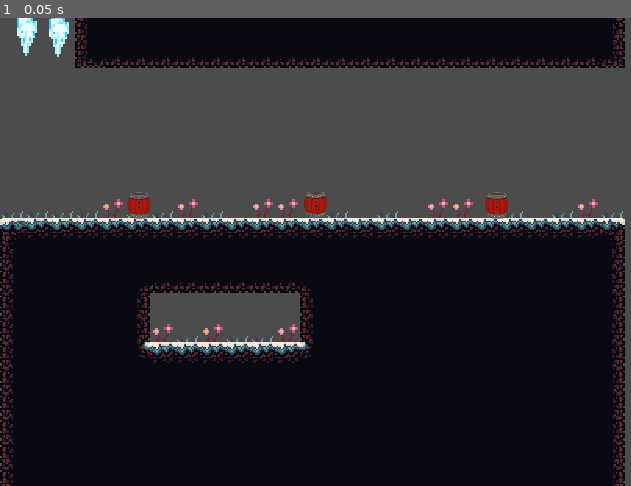
Above: before the commit, frame 1.
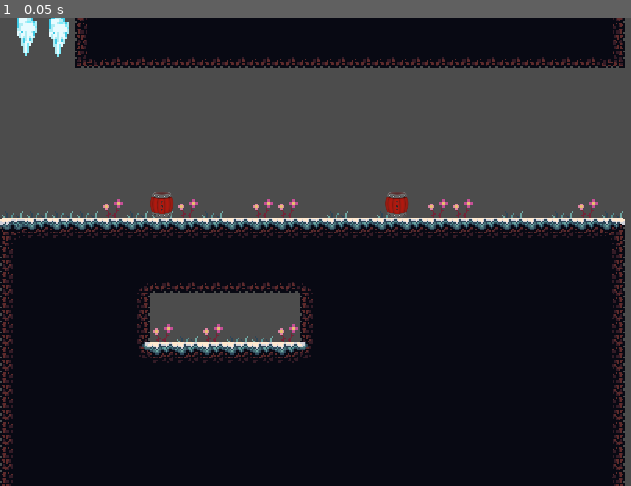
Above: after the commit, the same moment.

Repository: vickraz/endless-runner
Game: Godot game, scene res://Scenes/GroundParts/Level1_10.tscn
Two runs of this game, one before a commit and one after it. Both use one fixed random seed, a clock stepped at 60 frames per second and the inputs below. This scene is started directly instead of the project's main scene.
Inputs:
- Up to frame 1 (0.05 s): no input

The runs differ from the first frame. In frame 1, 0.7% of the frame differs, in the area x 20-81%, y 37-43%.
Error in both runs: Attempt to call function 'get_node' in base 'null instance' on a null instance. (res://Scripts/GroundPart.gd:17)

Commit message:
fixes

Diff:
--- a/Runner Game/Scenes/GroundParts/Level1_10.tscn
+++ b/Runner Game/Scenes/GroundParts/Level1_10.tscn
@@ -19,34 +19,31 @@
 position = Vector2( 296, 417 )
 
 [node name="ExplosiveBarrel" parent="." index="5" instance=ExtResource( 2 )]
-position = Vector2( 178, 255 )
+position = Vector2( 207, 254 )
 
 [node name="ExplosiveBarrel2" parent="." index="6" instance=ExtResource( 2 )]
-position = Vector2( 404, 254 )
+position = Vector2( 508, 254 )
 
-[node name="ExplosiveBarrel4" parent="." index="7" instance=ExtResource( 2 )]
-position = Vector2( 636, 255 )
-
-[node name="BarrelSpawn2" type="Position2D" parent="." index="8"]
+[node name="BarrelSpawn2" type="Position2D" parent="." index="7"]
 position = Vector2( 1217, 480 )
 
-[node name="BarrelSpawn3" type="Position2D" parent="." index="9"]
+[node name="BarrelSpawn3" type="Position2D" parent="." index="8"]
 position = Vector2( 1804, 385 )
 
-[node name="BarrelSpawn4" type="Position2D" parent="." index="10"]
+[node name="BarrelSpawn4" type="Position2D" parent="." index="9"]
 position = Vector2( 2157, 289 )
 
-[node name="BarrelSpawn5" type="Position2D" parent="." index="11"]
+[node name="BarrelSpawn5" type="Position2D" parent="." index="10"]
 position = Vector2( 2541, 194 )
 
-[node name="BarrelSpawn6" type="Position2D" parent="." index="12"]
+[node name="BarrelSpawn6" type="Position2D" parent="." index="11"]
 position = Vector2( 2541, 194 )
 
-[node name="BarrelSpawn7" type="Position2D" parent="." index="13"]
+[node name="BarrelSpawn7" type="Position2D" parent="." index="12"]
 position = Vector2( 2807, 96 )
 
-[node name="Icicle" parent="." index="14" instance=ExtResource( 3 )]
+[node name="Icicle" parent="." index="13" instance=ExtResource( 3 )]
 position = Vector2( 75, 49 )
 
-[node name="Icicle2" parent="." index="15" instance=ExtResource( 3 )]
+[node name="Icicle2" parent="." index="14" instance=ExtResource( 3 )]
 position = Vector2( 34, 48 )
